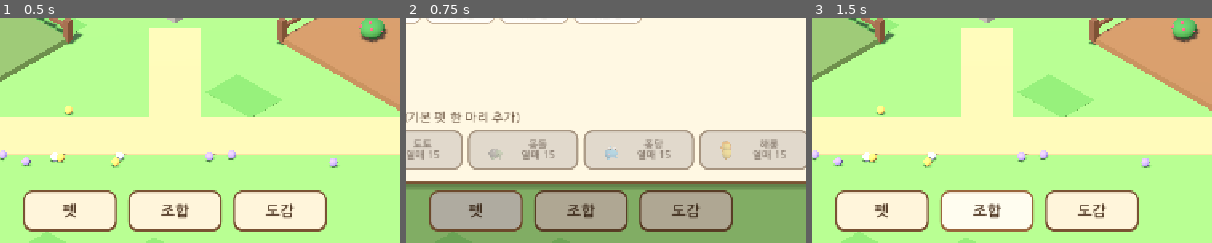
Above: before the commit, frames 1-3 (left to right).
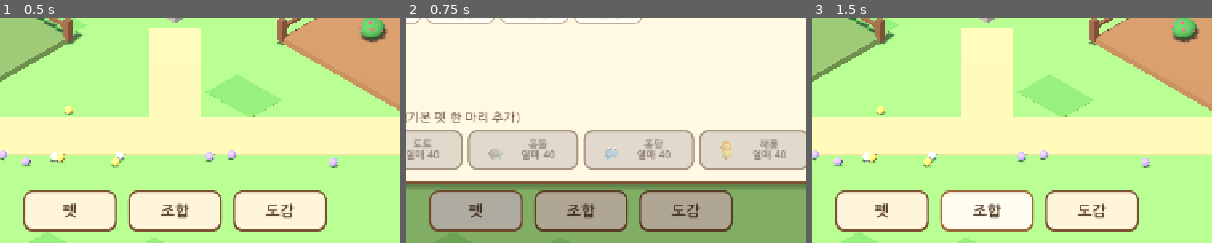
Above: after the commit, the same moments.

Repository: ojuos4545-ship-it/game
Game: Godot game, scene res://scenes/main/main.tscn
Same seed, same stepped clock (60 frames per second), same inputs: the game is played once before the commit and once after it.
Inputs:
- Up to frame 1 (0.5 s): no input
- Up to frame 2 (0.75 s): click "펫" at 0.5 s
- Up to frame 3 (1.5 s): click "조합" at 1.25 s
The pictures show only the part of the screen within x 28-78%, y 50-100%; the shares and areas given below are measured in that part.

Frame 1 is identical in both runs. In frame 2, 0.2% of the frame differs, in the area x 5-95%, y 58-63%; in frame 3, nothing differs.

Commit message:
7단계(1): 밸런스 조정 + 버튼 끊김 수정
- 밸런스: 도감 완성 약 20분 목표 (입양 40, 조합 80/80/150/700, 업그레이드 90/250)
- 밸런스 모의 플레이 도구 tools/balance_sim (기본·적극 플레이 시간 측정)
- 자동 수집으로 5초마다 창 버튼이 다시 만들어져 클릭이 끊길 수 있던 문제 수정
- 자동 점검이 데이터의 비용을 읽도록 변경 (밸런스 바꿔도 점검 유지), 179개

Co-Authored-By: Claude Opus 5.5 <noreply@anthropic.com>
Claude-Session: https://claude.ai/code/session_01Qb6j2iUNcTBGG45nNc1M9e

Diff:
--- a/data/pets.json
+++ b/data/pets.json
@@ -1,51 +1,125 @@
 {
 	"pets": [
 		{
-			"id": "doto", "name": "도토", "elements": ["forest"], "power": 1.0,
-			"obtain": "base", "adopt_cost": { "berry": 15 },
-			"look": "squirrel", "color": "#b7743f", "accent": "#e3b07a",
+			"id": "doto",
+			"name": "도토",
+			"elements": [
+				"forest"
+			],
+			"power": 1.0,
+			"obtain": "base",
+			"adopt_cost": {
+				"berry": 40
+			},
+			"look": "squirrel",
+			"color": "#b7743f",
+			"accent": "#e3b07a",
 			"description": "도토리 모자를 쓴 꼬마 다람쥐. 나무 냄새를 좋아한다."
 		},
 		{
-			"id": "mongdol", "name": "몽돌", "elements": ["stone"], "power": 1.0,
-			"obtain": "base", "adopt_cost": { "berry": 15 },
-			"look": "turtle", "color": "#9db58a", "accent": "#8d8a84",
+			"id": "mongdol",
+			"name": "몽돌",
+			"elements": [
+				"stone"
+			],
+			"power": 1.0,
+			"obtain": "base",
+			"adopt_cost": {
+				"berry": 40
+			},
+			"look": "turtle",
+			"color": "#9db58a",
+			"accent": "#8d8a84",
 			"description": "등껍질이 동글동글한 돌로 된 거북. 느리지만 꾸준하다."
 		},
 		{
-			"id": "pongdang", "name": "퐁당", "elements": ["water"], "power": 1.0,
-			"obtain": "base", "adopt_cost": { "berry": 15 },
-			"look": "frog", "color": "#6ec6f0", "accent": "#d6f1ff",
+			"id": "pongdang",
+			"name": "퐁당",
+			"elements": [
+				"water"
+			],
+			"power": 1.0,
+			"obtain": "base",
+			"adopt_cost": {
+				"berry": 40
+			},
+			"look": "frog",
+			"color": "#6ec6f0",
+			"accent": "#d6f1ff",
 			"description": "물방울 모양 개구리. 밭에 물 주는 게 특기."
 		},
 		{
-			"id": "haerong", "name": "해롱", "elements": ["sun"], "power": 1.0,
-			"obtain": "base", "adopt_cost": { "berry": 15 },
-			"look": "chick", "color": "#ffd84d", "accent": "#ff9f1c",
+			"id": "haerong",
+			"name": "해롱",
+			"elements": [
+				"sun"
+			],
+			"power": 1.0,
+			"obtain": "base",
+			"adopt_cost": {
+				"berry": 40
+			},
+			"look": "chick",
+			"color": "#ffd84d",
+			"accent": "#ff9f1c",
 			"description": "해바라기 꽃잎을 두른 병아리. 햇볕을 받으면 기운이 난다."
 		},
 		{
-			"id": "ikkigom", "name": "이끼곰", "elements": ["forest", "water"], "power": 1.2,
+			"id": "ikkigom",
+			"name": "이끼곰",
+			"elements": [
+				"forest",
+				"water"
+			],
+			"power": 1.2,
 			"obtain": "combine",
-			"look": "bear", "color": "#8b6b4a", "accent": "#6fae4a",
+			"look": "bear",
+			"color": "#8b6b4a",
+			"accent": "#6fae4a",
 			"description": "등에 이끼가 자란 아기곰. 숲과 밭 어디서든 잘 일한다."
 		},
 		{
-			"id": "bandi", "name": "반디", "elements": ["stone", "sun"], "power": 1.2,
+			"id": "bandi",
+			"name": "반디",
+			"elements": [
+				"stone",
+				"sun"
+			],
+			"power": 1.2,
 			"obtain": "combine",
-			"look": "mole", "color": "#5b5470", "accent": "#ffe066",
+			"look": "mole",
+			"color": "#5b5470",
+			"accent": "#ffe066",
 			"description": "이마가 반짝이는 두더지. 어두운 광산도 환하게 비춘다."
 		},
 		{
-			"id": "beodi", "name": "버디", "elements": ["forest", "stone"], "power": 1.2,
+			"id": "beodi",
+			"name": "버디",
+			"elements": [
+				"forest",
+				"stone"
+			],
+			"power": 1.2,
 			"obtain": "combine",
-			"look": "beaver", "color": "#9a6a3c", "accent": "#c98f55",
+			"look": "beaver",
+			"color": "#9a6a3c",
+			"accent": "#c98f55",
 			"description": "통나무 꼬리를 가진 비버. 나무도 돌도 척척 다룬다."
 		},
 		{
-			"id": "rumi", "name": "루미", "elements": ["forest", "stone", "water", "sun"], "power": 1.5,
+			"id": "rumi",
+			"name": "루미",
+			"elements": [
+				"forest",
+				"stone",
+				"water",
+				"sun"
+			],
+			"power": 1.5,
 			"obtain": "combine",
-			"look": "fox", "color": "#fff1e0", "accent": "#ff7b7b",
+			"look": "fox",
+			"color": "#fff1e0",
+			"accent": "#ff7b7b",
 			"description": "무지개빛 꼬리의 여우. 어느 작업장에서나 최고의 일꾼."
 		}
 	]
--- a/data/recipes.json
+++ b/data/recipes.json
@@ -1,8 +1,53 @@
 {
 	"recipes": [
-		{ "id": "r_ikkigom", "parents": ["doto", "pongdang"], "result": "ikkigom", "cost": { "wood": 10, "berry": 10 } },
-		{ "id": "r_bandi", "parents": ["mongdol", "haerong"], "result": "bandi", "cost": { "ore": 10, "berry": 10 } },
-		{ "id": "r_beodi", "parents": ["doto", "mongdol"], "result": "beodi", "cost": { "wood": 15, "ore": 15 } },
-		{ "id": "r_rumi", "parents": ["ikkigom", "bandi"], "result": "rumi", "cost": { "wood": 30, "ore": 30, "berry": 30 } }
+		{
+			"id": "r_ikkigom",
+			"parents": [
+				"doto",
+				"pongdang"
+			],
+			"result": "ikkigom",
+			"cost": {
+				"wood": 80,
+				"berry": 80
+			}
+		},
+		{
+			"id": "r_bandi",
+			"parents": [
+				"mongdol",
+				"haerong"
+			],
+			"result": "bandi",
+			"cost": {
+				"ore": 80,
+				"berry": 80
+			}
+		},
+		{
+			"id": "r_beodi",
+			"parents": [
+				"doto",
+				"mongdol"
+			],
+			"result": "beodi",
+			"cost": {
+				"wood": 150,
+				"ore": 150
+			}
+		},
+		{
+			"id": "r_rumi",
+			"parents": [
+				"ikkigom",
+				"bandi"
+			],
+			"result": "rumi",
+			"cost": {
+				"wood": 700,
+				"ore": 700,
+				"berry": 700
+			}
+		}
 	]
 }
--- a/data/workshops.json
+++ b/data/workshops.json
@@ -1,30 +1,112 @@
 {
 	"workshops": [
 		{
-			"id": "lumber", "name": "벌목장", "resource": "wood", "plot_color": "#7a9a52",
-			"likes": ["forest"], "work": "chop",
+			"id": "lumber",
+			"name": "벌목장",
+			"resource": "wood",
+			"plot_color": "#7a9a52",
+			"likes": [
+				"forest"
+			],
+			"work": "chop",
 			"levels": [
-				{ "slots": 2, "bonus": 1.0, "capacity": 30 },
-				{ "slots": 3, "bonus": 1.5, "capacity": 60, "upgrade_cost": { "ore": 20, "berry": 20 } },
-				{ "slots": 4, "bonus": 2.0, "capacity": 100, "upgrade_cost": { "wood": 40, "ore": 40, "berry": 40 } }
+				{
+					"slots": 2,
+					"bonus": 1.0,
+					"capacity": 30
+				},
+				{
+					"slots": 3,
+					"bonus": 1.5,
+					"capacity": 60,
+					"upgrade_cost": {
+						"ore": 90,
+						"berry": 90
+					}
+				},
+				{
+					"slots": 4,
+					"bonus": 2.0,
+					"capacity": 100,
+					"upgrade_cost": {
+						"wood": 250,
+						"ore": 250,
+						"berry": 250
+					}
+				}
 			]
 		},
 		{
-			"id": "mine", "name": "광산", "resource": "ore", "plot_color": "#a39d90",
-			"likes": ["stone"], "work": "mine",
+			"id": "mine",
+			"name": "광산",
+			"resource": "ore",
+			"plot_color": "#a39d90",
+			"likes": [
+				"stone"
+			],
+			"work": "mine",
 			"levels": [
-				{ "slots": 2, "bonus": 1.0, "capacity": 30 },
-				{ "slots": 3, "bonus": 1.5, "capacity": 60, "upgrade_cost": { "wood": 20, "berry": 20 } },
-				{ "slots": 4, "bonus": 2.0, "capacity": 100, "upgrade_cost": { "wood": 40, "ore": 40, "berry": 40 } }
+				{
+					"slots": 2,
+					"bonus": 1.0,
+					"capacity": 30
+				},
+				{
+					"slots": 3,
+					"bonus": 1.5,
+					"capacity": 60,
+					"upgrade_cost": {
+						"wood": 90,
+						"berry": 90
+					}
+				},
+				{
+					"slots": 4,
+					"bonus": 2.0,
+					"capacity": 100,
+					"upgrade_cost": {
+						"wood": 250,
+						"ore": 250,
+						"berry": 250
+					}
+				}
 			]
 		},
 		{
-			"id": "farm", "name": "농장", "resource": "berry", "plot_color": "#a8784a",
-			"likes": ["water", "sun"], "work": "harvest",
+			"id": "farm",
+			"name": "농장",
+			"resource": "berry",
+			"plot_color": "#a8784a",
+			"likes": [
+				"water",
+				"sun"
+			],
+			"work": "harvest",
 			"levels": [
-				{ "slots": 2, "bonus": 1.0, "capacity": 30 },
-				{ "slots": 3, "bonus": 1.5, "capacity": 60, "upgrade_cost": { "wood": 20, "ore": 20 } },
-				{ "slots": 4, "bonus": 2.0, "capacity": 100, "upgrade_cost": { "wood": 40, "ore": 40, "berry": 40 } }
+				{
+					"slots": 2,
+					"bonus": 1.0,
+					"capacity": 30
+				},
+				{
+					"slots": 3,
+					"bonus": 1.5,
+					"capacity": 60,
+					"upgrade_cost": {
+						"wood": 90,
+						"ore": 90
+					}
+				},
+				{
+					"slots": 4,
+					"bonus": 2.0,
+					"capacity": 100,
+					"upgrade_cost": {
+						"wood": 250,
+						"ore": 250,
+						"berry": 250
+					}
+				}
 			]
 		}
 	]
--- a/scenes/ui/combine_view.gd
+++ b/scenes/ui/combine_view.gd
@@ -67,7 +67,7 @@
 	add_child(_picker)
 
 	GameState.pets_changed.connect(refresh)
-	GameState.resource_changed.connect(func(_id, _n): refresh())
+	GameState.resource_changed.connect(func(_id, _n): _refresh_preview())
 	visibility_changed.connect(func(): _last_result = "")
 	refresh()
 
--- a/scenes/ui/pets_view.gd
+++ b/scenes/ui/pets_view.gd
@@ -28,7 +28,7 @@
 	add_child(_adopt_row)
 
 	GameState.pets_changed.connect(refresh)
-	GameState.resource_changed.connect(func(_id, _n): _refresh_adopt())
+	GameState.resource_changed.connect(func(_id, _n): _update_adopt_state())
 	refresh()
 
 
@@ -78,6 +78,17 @@
 		_adopt_row.add_child(b)
 
 
+## 자원이 바뀔 때: 버튼은 그대로 두고 누를 수 있는지만 바꾼다 (누르는 도중 버튼이 사라지지 않게)
+func _update_adopt_state() -> void:
+	if not _adopt_row:
+		return
+	for b in _adopt_row.get_children():
+		var id: String = b.name.trim_prefix("Adopt_")
+		var reason := AdoptionSystem.check(id)
+		b.disabled = not reason.is_empty()
+		b.tooltip_text = reason if b.disabled else "%s 한 마리를 입양합니다" % DataDB.get_pet(id).name
+
+
 func _on_adopt(species: String) -> void:
 	var result := AdoptionSystem.adopt(species)
 	get_tree().call_group("hud", "show_toast", result.message)
--- a/scenes/ui/workshop_view.gd
+++ b/scenes/ui/workshop_view.gd
@@ -15,6 +15,8 @@
 var _picker_label: Label
 var _upgrade_label: Label
 var _upgrade_button: Button
+## 자리·쉬는 펫 버튼 구성 (같으면 버튼을 새로 만들지 않음)
+var _layout_sig := ""
 
 
 func _ready() -> void:
@@ -82,6 +84,7 @@
 
 	GameState.workshop_changed.connect(func(id): if id == workshop_id: refresh())
 	GameState.pets_changed.connect(refresh)
+	visibility_changed.connect(func(): _layout_sig = "")
 	GameState.resource_changed.connect(func(_id, _n): _refresh_upgrade())
 
 
@@ -121,8 +124,13 @@
 	_collect_button.text = "수집하기 (+%d)" % can_take
 	_collect_button.disabled = can_take <= 0
 
-	_refresh_slots()
-	_refresh_picker()
+	var sig := "%s|L%d|" % [workshop_id, WorkshopSystem.level(workshop_id)]
+	for p in GameState.pets:
+		sig += "%d:%s:%d," % [p.uid, p.workshop, p.slot]
+	if sig != _layout_sig:
+		_layout_sig = sig
+		_refresh_slots()
+		_refresh_picker()
 	_refresh_upgrade()
 
 
--- a/tests/test_runner.gd
+++ b/tests/test_runner.gd
@@ -163,12 +163,12 @@
 	check(not AdoptionSystem.check("doto").is_empty(), "열매 0개: 입양 불가")
 	var r := AdoptionSystem.adopt("doto")
 	check(not r.ok and GameState.pets.size() == 4, "입양 실패 시 펫·자원 변화 없음")
-	GameState.add_resource("berry", 20)
+	_give(_adopt_cost("doto"), 5)
 	r = AdoptionSystem.adopt("doto")
 	check(r.ok and r.message == "도토를 입양했어요!", "입양 성공 메시지: " + r.message)
-	check(GameState.get_resource("berry") == 5, "입양 비용 차감 (20 - 15 = 5)")
+	check(GameState.get_resource("berry") == 5, "입양 비용 차감 (%s 내고 열매 5 남음)" % DataDB.cost_text(_adopt_cost("doto")))
 	check(GameState.count_species("doto") == 2 and GameState.pets.size() == 5, "도토 한 마리 추가")
-	GameState.add_resource("berry", 100)
+	GameState.add_resource("berry", 10000)
 	r = AdoptionSystem.adopt("ikkigom")
 	check(not r.ok and GameState.count_species("ikkigom") == 0, "조합 펫은 입양 불가: " + r.message)
 	GameState.new_game()
@@ -207,7 +207,7 @@
 		check(pets_view._count_label.text == "보유 펫 4마리" and pets_view._grid.get_child_count() == 4, "펫 창: 보유 펫 4마리 카드")
 		var adopt_btn: Button = pets_view.find_child("Adopt_doto", true, false)
 		check(adopt_btn != null and adopt_btn.disabled, "열매 부족 시 입양 버튼 비활성")
-		GameState.add_resource("berry", 15)
+		_give(_adopt_cost("doto"))
 		adopt_btn = pets_view.find_child("Adopt_doto", true, false)
 		check(adopt_btn != null and not adopt_btn.disabled, "열매 충분하면 입양 버튼 활성")
 		adopt_btn.pressed.emit()
@@ -242,11 +242,9 @@
 	var r := CombineSystem.combine("doto", "pongdang")
 	check(not r.ok and GameState.count_species("ikkigom") == 0, "자원 부족: 조합 안 됨 (" + r.message + ")")
 
-	GameState.add_resource("wood", 50)
-	GameState.add_resource("ore", 50)
-	GameState.add_resource("berry", 50)
+	_give_all(10000)
 	r = CombineSystem.combine("pongdang", "haerong")
-	check(not r.ok and GameState.get_resource("berry") == 50, "조합표에 없는 조합: 자원 그대로 (" + r.message + ")")
+	check(not r.ok and GameState.get_resource("berry") == 10000, "조합표에 없는 조합: 자원 그대로 (" + r.message + ")")
 	r = CombineSystem.combine("ikkigom", "bandi")
 	check(not r.ok, "보유하지 않은 펫으로는 조합 불가")
 	r = CombineSystem.combine("doto", "doto")
@@ -254,7 +252,8 @@
 
 	r = CombineSystem.combine("doto", "pongdang")
 	check(r.ok and r.result == "ikkigom" and r.new_discovery, "조합 성공: 이끼곰 (" + r.message + ")")
-	check(GameState.get_resource("wood") == 40 and GameState.get_resource("berry") == 40, "조합 비용 차감 (목재 10, 열매 10)")
+	var ik_cost := _cost("doto", "pongdang")
+	check(GameState.get_resource("wood") == 10000 - ik_cost.wood and GameState.get_resource("berry") == 10000 - ik_cost.berry, "조합 비용 차감 (%s)" % DataDB.cost_text(ik_cost))
 	check(GameState.count_species("doto") == 1 and GameState.count_species("pongdang") == 1, "재료 펫은 사라지지 않음")
 	check(GameState.is_discovered("ikkigom"), "도감 등록")
 	r = CombineSystem.combine("doto", "pongdang")
@@ -262,11 +261,11 @@
 
 	r = CombineSystem.combine("mongdol", "haerong")
 	check(r.ok and r.result == "bandi", "반디 조합")
+	_clear_resources()
+	_give(_cost("ikkigom", "bandi"), -1)
 	r = CombineSystem.combine("ikkigom", "bandi")
-	check(not r.ok, "루미: 자원 부족 시 불가 (30씩 필요)")
-	GameState.add_resource("wood", 30)
-	GameState.add_resource("ore", 30)
-	GameState.add_resource("berry", 30)
+	check(not r.ok, "루미: 자원이 1씩 모자라면 불가 (%s 필요)" % DataDB.cost_text(_cost("ikkigom", "bandi")))
+	_give_all(10000)
 	r = CombineSystem.combine("bandi", "ikkigom")
 	check(r.ok and r.result == "rumi", "조합으로 얻은 펫끼리 2차 조합 → 루미")
 	r = CombineSystem.combine("doto", "mongdol")
@@ -292,8 +291,7 @@
 		check(view.selected == ["doto", "pongdang"], "펫 누르면 재료 칸에 들어감")
 		check(view._result_box.find_child("*", true, false) != null and _texts(view._result_box).has("???"), "결과 미리보기: 미발견 펫은 ???")
 		check(go.disabled and view._info_label.text.contains("부족"), "자원 부족 안내 + 버튼 비활성")
-		GameState.add_resource("wood", 10)
-		GameState.add_resource("berry", 10)
+		_give(_cost("doto", "pongdang"))
 		check(not go.disabled, "자원 충분하면 조합 버튼 활성")
 		go.pressed.emit()
 		check(_texts(view._result_box).has("이끼곰"), "조합 후 결과 칸에 이끼곰 표시")
@@ -393,16 +391,13 @@
 	print("[5단계] 업그레이드")
 	GameState.new_game()
 	check(not WorkshopSystem.check_upgrade("lumber").is_empty(), "자원 부족 시 업그레이드 불가")
-	GameState.add_resource("ore", 20)
-	GameState.add_resource("berry", 20)
+	_give(_up_cost("lumber"))
 	var r := WorkshopSystem.upgrade("lumber")
 	check(r.ok and WorkshopSystem.level("lumber") == 2, "업그레이드 Lv2: " + r.message)
-	check(GameState.get_resource("ore") == 0 and GameState.get_resource("berry") == 0, "업그레이드 비용 차감")
+	check(_all_zero(), "업그레이드 비용 차감 (딱 맞게 주고 → 0)")
 	check(WorkshopSystem.slot_count("lumber") == 3 and WorkshopSystem.capacity("lumber") == 60, "Lv2: 자리 3, 창고 60")
 	check(WorkshopSystem.output("doto", "lumber") == 3.0, "Lv2: 생산 ×1.5 (도토 2 → 3)")
-	GameState.add_resource("wood", 100)
-	GameState.add_resource("ore", 100)
-	GameState.add_resource("berry", 100)
+	_give(_up_cost("lumber"))
 	WorkshopSystem.upgrade("lumber")
 	check(WorkshopSystem.level("lumber") == 3 and WorkshopSystem.slot_count("lumber") == 4, "Lv3: 자리 4")
 	r = WorkshopSystem.upgrade("lumber")
@@ -436,8 +431,7 @@
 	check(GameState.get_pet(_uid_of("doto")).workshop == "", "쉬게 하기 버튼")
 	var up: Button = view.find_child("UpgradeButton", true, false)
 	check(up.disabled, "자원 부족 시 업그레이드 버튼 비활성")
-	GameState.add_resource("ore", 20)
-	GameState.add_resource("berry", 20)
+	_give(_up_cost("lumber"))
 	check(not up.disabled, "자원 충분하면 업그레이드 버튼 활성")
 	up.pressed.emit()
 	check(WorkshopSystem.level("lumber") == 2 and view._slots_row.get_child(2).modulate.a == 1.0, "업그레이드 → 세 번째 자리 열림")
@@ -445,6 +439,22 @@
 	DataDB.balance.auto_collect = true
 	view.refresh()
 	check(not view._storage_row.visible and view._info_label.text.contains("자동 수집"), "자동 수집 방식: 창고·수집 버튼 숨김")
+	var first_slot: Node = view._slots_row.get_child(0)
+	var first_pick: Node = view._picker.get_child(0) if view._picker.get_child_count() > 0 else null
+	WorkshopSystem.assign(_uid_of("doto"), "lumber")
+	first_slot = view._slots_row.get_child(0)
+	first_pick = view._picker.get_child(0)
+	for i in 3:
+		WorkshopSystem.tick("lumber")
+	check(view._slots_row.get_child(0) == first_slot and view._picker.get_child(0) == first_pick, "생산될 때마다 버튼을 새로 만들지 않음 (클릭이 끊기지 않게)")
+	var pets_view: Node = hud.find_child("PetsView", true, false)
+	var adopt_btn: Node = pets_view.find_child("Adopt_doto", true, false)
+	_give(_adopt_cost("doto"))
+	check(pets_view.find_child("Adopt_doto", true, false) == adopt_btn and not adopt_btn.disabled, "자원이 바뀌어도 입양 버튼은 그대로, 누를 수 있게만 바뀜")
+	var combine_view: Node = hud.find_child("CombineView", true, false)
+	var pick_btn: Node = combine_view.find_child("Pick_doto", true, false)
+	GameState.add_resource("wood", 1)
+	check(combine_view.find_child("Pick_doto", true, false) == pick_btn, "자원이 바뀌어도 조합 창 펫 버튼은 그대로")
 	main.queue_free()
 	GameState.new_game()
 
@@ -484,8 +494,7 @@
 		WorkshopSystem.tick("lumber")
 	check(plot.get_status_text().contains("가득"), "창고 가득 표시: " + plot.get_status_text())
 
-	GameState.add_resource("ore", 20)
-	GameState.add_resource("berry", 20)
+	_give(_up_cost("lumber"))
 	WorkshopSystem.upgrade("lumber")
 	check(plot.targets.size() == 3, "업그레이드 → 나무(작업 자리) 3그루")
 
@@ -534,7 +543,7 @@
 	var ok := true
 	for g in goals:
 		var guard := 0
-		while not CombineSystem.check(g[0], g[1]).ok and guard < 500:
+		while not CombineSystem.check(g[0], g[1]).ok and guard < 5000:
 			run.call(1)
 			guard += 1
 		var r := CombineSystem.combine(g[0], g[1])
@@ -542,7 +551,7 @@
 			ok = false
 			print("    조합 실패: ", g, " ", r.message)
 	var minutes: float = ticks[0] * DataDB.balance.production_interval / 60.0
-	check(ok and GameState.discovered.size() == 8, "도감 8종 완성 (생산 %d회, 약 %.1f분)" % [ticks[0], minutes])
+	check(ok and GameState.discovered.size() == 8, "도감 8종 완성 — 기본 펫 4마리만 일할 때 (생산 %d회, 약 %.1f분)" % [ticks[0], minutes])
 	GameState.new_game()
 
 
@@ -559,9 +568,7 @@
 	SaveManager.enabled = true
 
 	GameState.new_game()
-	GameState.add_resource("wood", 40)
-	GameState.add_resource("ore", 40)
-	GameState.add_resource("berry", 60)
+	_give_all(10000)
 	CombineSystem.combine("doto", "pongdang")
 	AdoptionSystem.adopt("haerong")
 	WorkshopSystem.upgrade("mine")
@@ -665,3 +672,38 @@
 	check(not hud.is_any_window_open(), "계속하기 → 창 닫힘")
 	main.queue_free()
 	GameState.new_game()
+
+
+# ---------- 점검 도우미: 데이터의 비용을 그대로 읽어 쓴다 (밸런스 수치가 바뀌어도 점검이 맞도록) ----------
+func _give(cost: Dictionary, extra := 0) -> void:
+	for id in cost:
+		GameState.add_resource(id, int(cost[id]) + extra)
+
+
+func _give_all(amount: int) -> void:
+	for id in DataDB.resource_ids:
+		GameState.add_resource(id, amount)
+
+
+func _clear_resources() -> void:
+	for id in DataDB.resource_ids:
+		GameState.add_resource(id, -GameState.get_resource(id))
+
+
+func _all_zero() -> bool:
+	for id in DataDB.resource_ids:
+		if GameState.get_resource(id) != 0:
+			return false
+	return true
+
+
+func _cost(a: String, b: String) -> Dictionary:
+	return DataDB.find_recipe(a, b).cost
+
+
+func _adopt_cost(species: String) -> Dictionary:
+	return DataDB.get_pet(species).adopt_cost
+
+
+func _up_cost(ws: String) -> Dictionary:
+	return WorkshopSystem.next_level_info(ws).upgrade_cost
--- /dev/null
+++ b/tools/balance_sim.gd
@@ -0,0 +1,93 @@
+extends Node
+## 개발용: 밸런스 모의 플레이. 실제 게임 규칙(data/*.json)으로 새 게임부터 도감 완성까지 진행해 걸리는 시간을 잰다.
+## 실행: godot --headless --path . res://tools/balance_sim.tscn
+## 플레이 방식 두 가지:
+##  - 기본: 조합만 (입양·업그레이드 안 함) → "가장 단순하게 플레이하면 얼마나?"
+##  - 적극: 빈 자리 있으면 입양, 자리가 다 차면 업그레이드 → "부지런히 하면 얼마나?"
+
+const GOALS := [["doto", "pongdang"], ["mongdol", "haerong"], ["doto", "mongdol"], ["ikkigom", "bandi"]]
+const MAX_TICKS := 20000
+
+
+func _ready() -> void:
+	SaveManager.enabled = false
+	DataDB.balance.auto_collect = true
+	var interval: float = DataDB.balance.production_interval
+	for active in [false, true]:
+		print("=== %s ===" % ("적극 플레이 (입양·업그레이드)" if active else "기본 플레이 (조합만)"))
+		var log := simulate(active)
+		for line in log:
+			print("  %5.1f분  %s" % [line[0] * interval / 60.0, line[1]])
+	get_tree().quit()
+
+
+func simulate(active: bool) -> Array:
+	GameState.new_game()
+	var log: Array = []
+	var goal_i := 0
+	for t in MAX_TICKS:
+		_assign_resting()
+		if goal_i < GOALS.size():
+			var g: Array = GOALS[goal_i]
+			if CombineSystem.check(g[0], g[1]).ok:
+				var r := CombineSystem.combine(g[0], g[1])
+				log.append([t, "조합 → %s (도감 %d/8)" % [DataDB.get_pet(r.result).name, GameState.discovered.size()]])
+				goal_i += 1
+				_assign_resting()
+				if goal_i == GOALS.size():
+					log.append([t, "도감 완성! 보유 펫 %d마리, 작업장 Lv %s" % [GameState.pets.size(), _levels()]])
+					return log
+				continue
+		if active:
+			_try_adopt(log, t)
+			_try_upgrade(log, t)
+		WorkshopSystem.tick_all()
+	log.append([MAX_TICKS, "시간 초과"])
+	return log
+
+
+## 쉬는 펫을 가장 많이 생산하는 빈 자리로
+func _assign_resting() -> void:
+	for p in GameState.pets:
+		if not p.workshop.is_empty():
+			continue
+		var best := ""
+		var best_out := -1.0
+		for ws in DataDB.workshop_ids:
+			if WorkshopSystem.free_slot(ws) >= 0 and WorkshopSystem.output(p.species, ws) > best_out:
+				best = ws
+				best_out = WorkshopSystem.output(p.species, ws)
+		if not best.is_empty():
+			WorkshopSystem.assign(p.uid, best)
+
+
+## 빈 자리가 있는 작업장에 맞는 기본 펫 입양
+func _try_adopt(log: Array, t: int) -> void:
+	for ws in DataDB.workshop_ids:
+		if WorkshopSystem.free_slot(ws) < 0:
+			continue
+		for id in DataDB.pet_ids:
+			if DataDB.get_pet(id).obtain == "base" and WorkshopSystem.likes(id, ws) and AdoptionSystem.check(id).is_empty():
+				AdoptionSystem.adopt(id)
+				log.append([t, "입양 %s → %s" % [DataDB.get_pet(id).name, DataDB.get_workshop(ws).name]])
+				_assign_resting()
+				return
+
+
+## 모든 자리가 차 있으면 업그레이드
+func _try_upgrade(log: Array, t: int) -> void:
+	for ws in DataDB.workshop_ids:
+		if WorkshopSystem.free_slot(ws) >= 0:
+			return
+	for ws in DataDB.workshop_ids:
+		if WorkshopSystem.check_upgrade(ws).is_empty():
+			WorkshopSystem.upgrade(ws)
+			log.append([t, "업그레이드 %s Lv%d" % [DataDB.get_workshop(ws).name, WorkshopSystem.level(ws)]])
+			return
+
+
+func _levels() -> String:
+	var parts: Array[String] = []
+	for ws in DataDB.workshop_ids:
+		parts.append(str(WorkshopSystem.level(ws)))
+	return "/".join(parts)
--- /dev/null
+++ b/tools/balance_sim.tscn
@@ -0,0 +1,6 @@
+[gd_scene format=3]
+
+[ext_resource type="Script" path="res://tools/balance_sim.gd" id="1"]
+
+[node name="BalanceSim" type="Node"]
+script = ExtResource("1")
Not shown, added: tools/balance_sim.gd.uid
